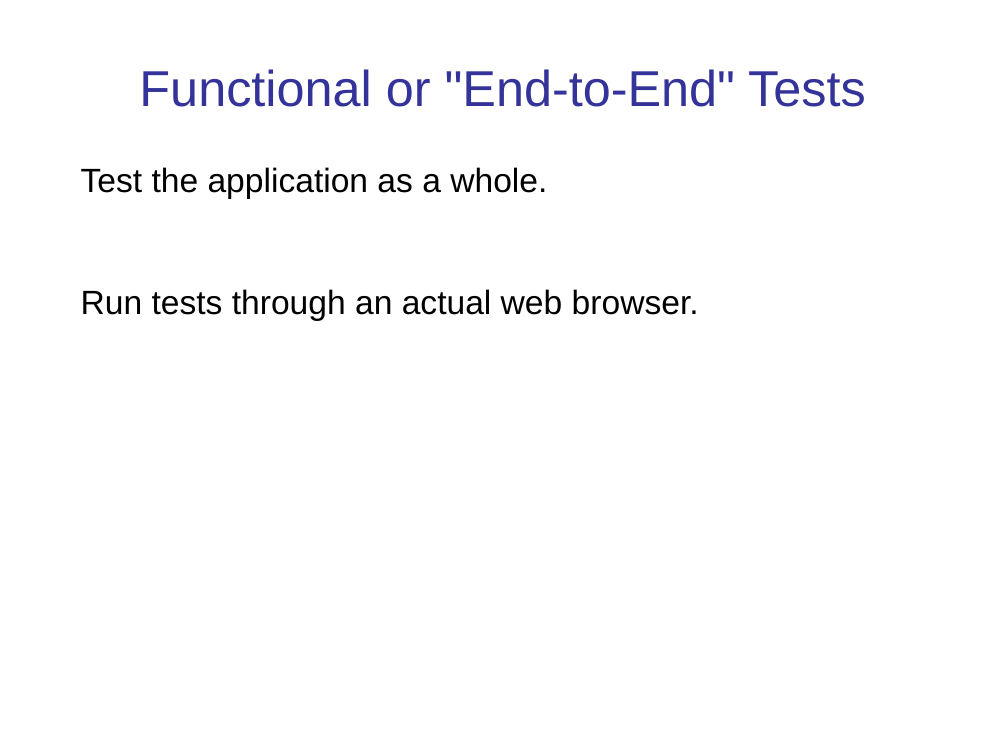
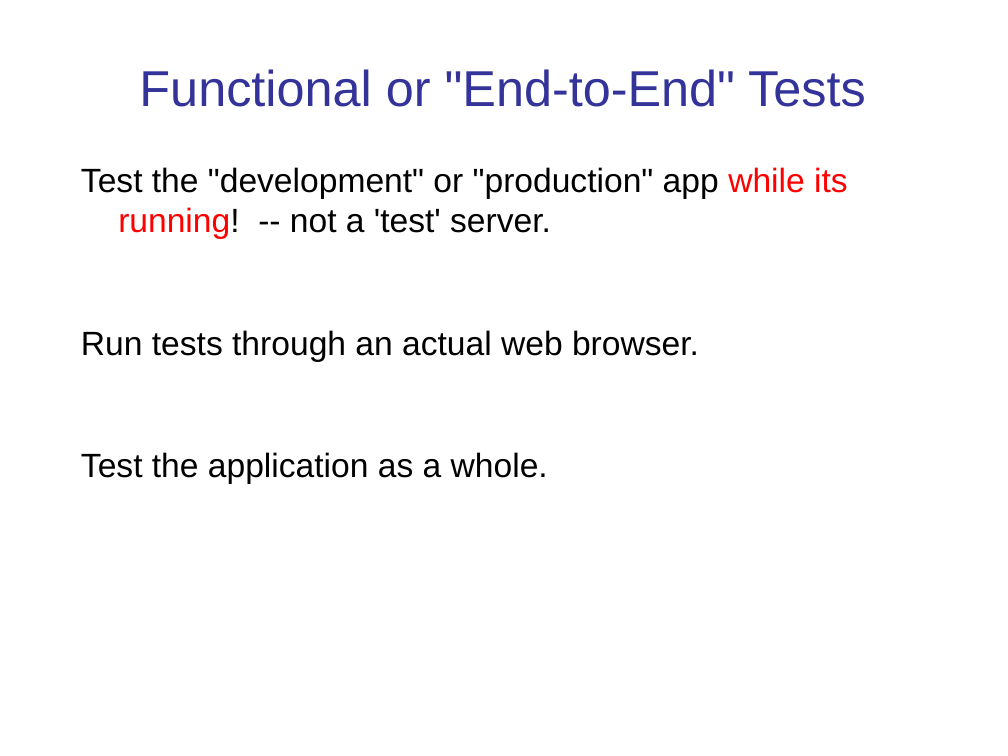
Before and after one commit to cpske/ISP, a slide deck: slide 11 of testing/WebTesting.ppt. Drawn at 1008x756 pixels with LibreOffice and Linux fonts; fonts in the diff are those of the drawing. Boxes give left, top, right and bottom in pixels: in the first picture for what was removed or moved away, otherwise in the second. Text is boxed around its words. In the diff, an @@ line names an element or a change of style, - is before the commit and + after.

```diff
--- a/testing/WebTesting.ppt
+++ b/testing/WebTesting.ppt
@@ text at [81, 167, 848, 362]: paragraphs added @@
+Test the "development" or "production" app while its running! -- not a 'test' server.
+Run tests through an actual web browser.
@@ text at [81, 289, 699, 321]: paragraph removed @@
-Run tests through an actual web browser.
```
Also in this commit, not shown: 6 other slides changed, 9 slides added, 2 slides removed, 2 other files.
